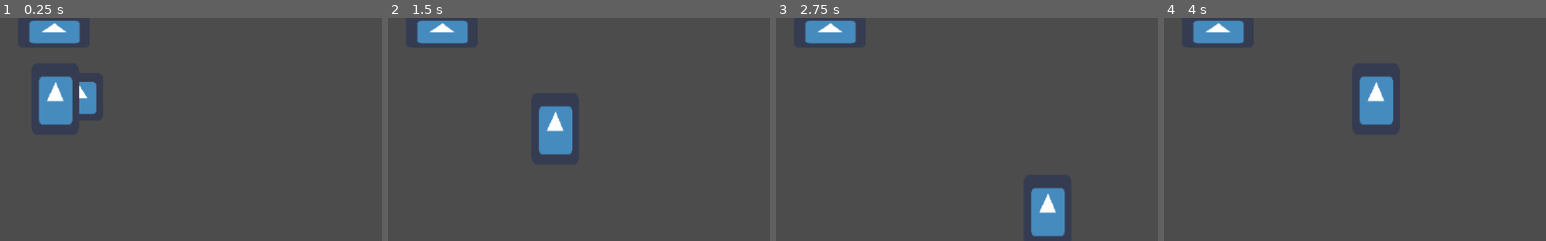
Above: before the commit, frames 1-4 (left to right).
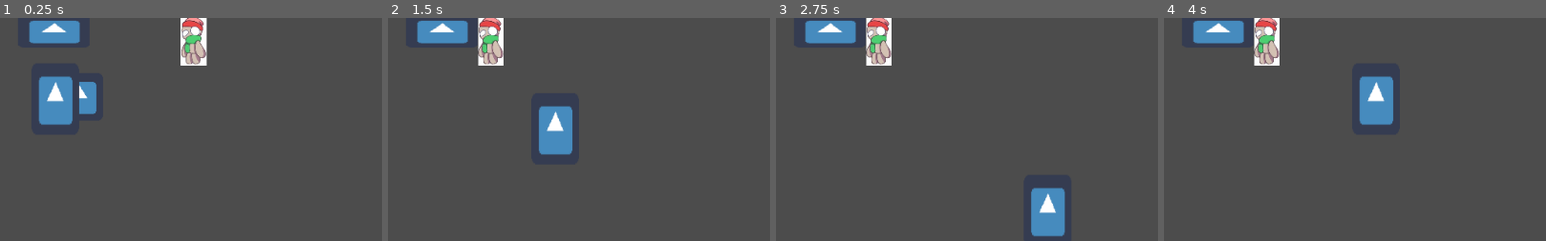
Above: after the commit, the same moments.

Repository: reidbhuntley/snowfort
Game: Godot game, scene res://Scenes/Main.tscn
The game is run twice, just before and just after one commit, with the same random seed, the same clock (stepped at 60 frames per second) and the same inputs. The engine's default icon, where the game draws it, is replaced by a stand-in: a white triangle on a blue panel in a dark square.
Inputs (mouse positions are % of the whole screen's width and height, from its top left):
- Up to frame 1 (0.25 s): no input
- Up to frame 2 (1.5 s): move the mouse to (72, 45) at 0.52 s; hold D (move_right) 0.53-1.28 s; move the mouse to (30, 55) at 1.27 s; hold S (move_down) from 1.28 s (still down)
- Up to frame 3 (2.75 s): move the mouse to (60, 28) at 2.02 s; release S (move_down) at 2.03 s; hold D (move_right) from 2.03 s (still down)
- Up to frame 4 (4 s): move the mouse to (45, 70) at 2.77 s; release D (move_right) at 2.78 s; hold W (move_up) 2.78-3.53 s; move the mouse to (80, 65) at 3.52 s; hold A (move_left) from 3.53 s (still down)
The pictures show only the part of the screen within x 0-50%, y 0-50%; the shares and areas given below are measured in that part.

The runs differ from the first frame. In frame 1, 1.5% of the frame differs, in the area x 47-55%, y 0-22%; in frame 2, 1.4%; in frame 3, 1.4%; in frame 4, 1.4%.

Commit message:
Added Basic Enemy
Enemy is a 2D rigid object that constantly moves towards the left. Can be deleted if there was a lack of foresight. Does not spawn on its own and can be pushed by players.

Diff:
--- a/Scenes/Main.tscn
+++ b/Scenes/Main.tscn
@@ -1,9 +1,10 @@
-[gd_scene load_steps=5 format=2]
+[gd_scene load_steps=6 format=2]
 
 [ext_resource path="res://Scenes/Player/Player.tscn" type="PackedScene" id=1]
 [ext_resource path="res://Scenes/Wall/Wall.tscn" type="PackedScene" id=2]
 [ext_resource path="res://Scenes/Grid/Grid.tscn" type="PackedScene" id=3]
 [ext_resource path="res://Scenes/Bullet.tscn" type="PackedScene" id=4]
+[ext_resource path="res://Scenes/Mobs/RunningEnemy.tscn" type="PackedScene" id=5]
 
 [node name="Game" type="Node"]
 
@@ -17,3 +18,5 @@
 position = Vector2( 72.2357, 40.939 )
 
 [node name="Bullet" parent="Grid" instance=ExtResource( 4 )]
+
+[node name="RunningEnemy" parent="Grid" instance=ExtResource( 5 )]
--- /dev/null
+++ b/Scenes/Mobs/RunningEnemy.tscn
@@ -0,0 +1,22 @@
+[gd_scene load_steps=4 format=2]
+
+[ext_resource path="res://Scenes/Mobs/image0.jpg" type="Texture" id=1]
+[ext_resource path="res://Scenes/RunningEnemy.gd" type="Script" id=2]
+
+[sub_resource type="CapsuleShape2D" id=1]
+
+[node name="RunningEnemy" type="RigidBody2D"]
+position = Vector2( 282.877, 30.7244 )
+gravity_scale = 0.0
+script = ExtResource( 2 )
+__meta__ = {
+"_edit_group_": true
+}
+
+[node name="PlaceholderSprite" type="Sprite" parent="."]
+scale = Vector2( 0.25, 0.25 )
+texture = ExtResource( 1 )
+
+[node name="CollisionShape2D" type="CollisionShape2D" parent="."]
+scale = Vector2( 1.8, 1.8 )
+shape = SubResource( 1 )
--- /dev/null
+++ b/Scenes/RunningEnemy.gd
@@ -0,0 +1,15 @@
+extends RigidBody2D
+
+var speed  = 100
+var direction = Vector2(-1,0)
+
+func _ready():
+	pass
+
+func _physics_process(delta):
+	set_linear_velocity(direction * speed)
+
+
+# Called every frame. 'delta' is the elapsed time since the previous frame.
+#func _process(delta):
+#	pass
Binary file added: Scenes/Mobs/image0.jpg
Not shown, added: Scenes/Mobs/image0.jpg.import
